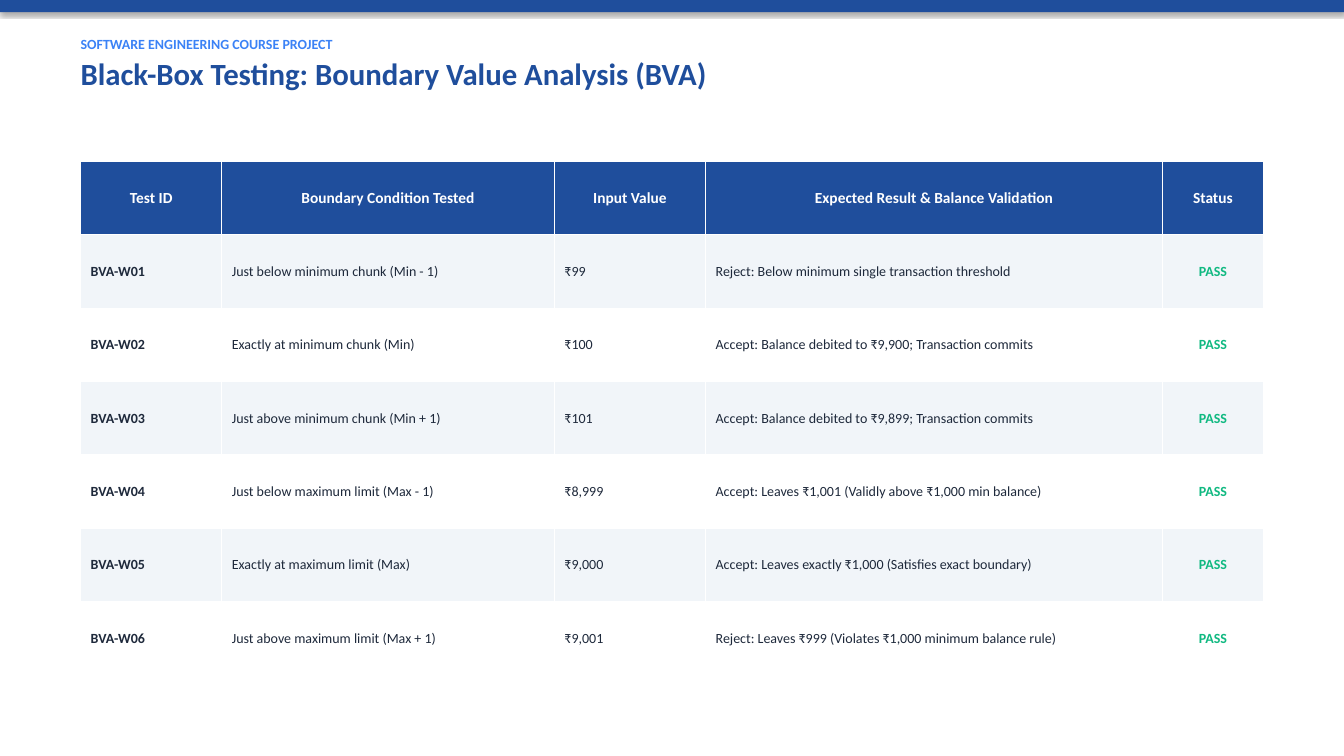
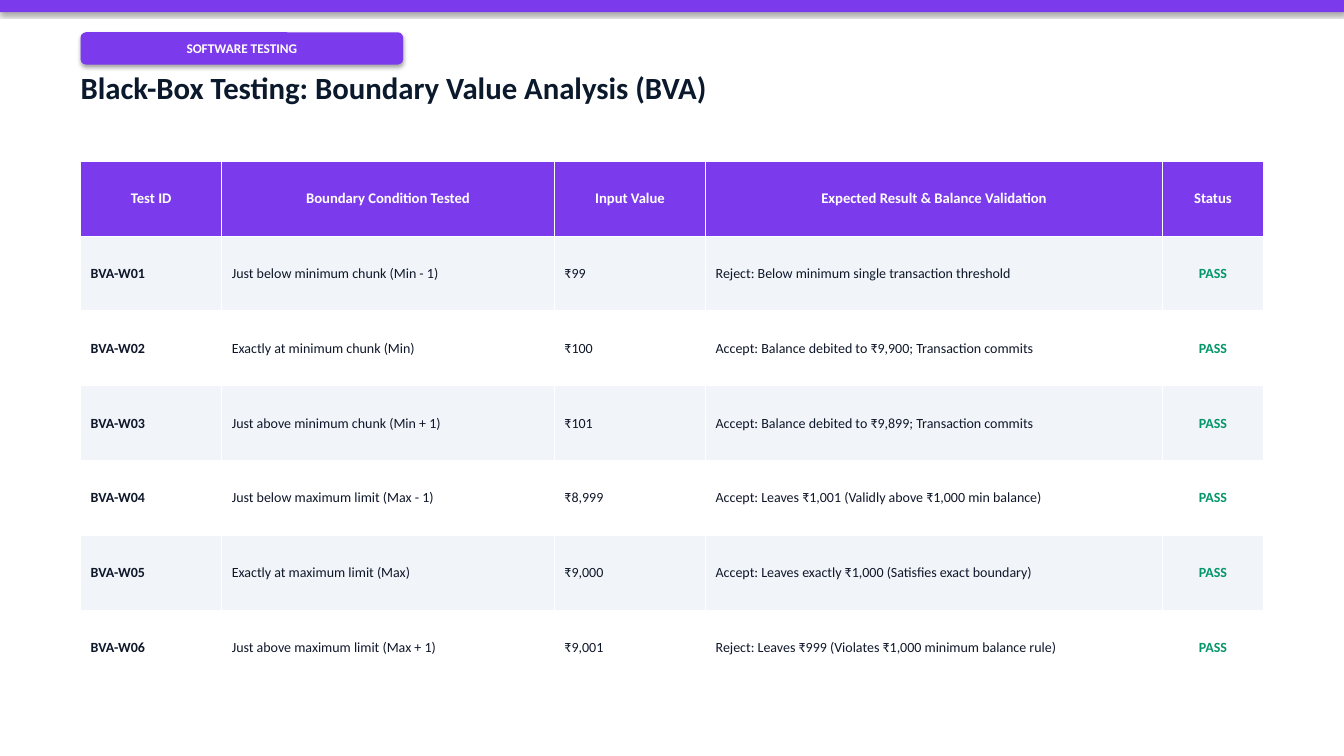
Before and after one commit to shreyasghatekar1-prog/Database-Management-System-Course-Project, a slide deck: slide 23 of Bank_Management_System_Software_Engineering_Presentation.pptx. Drawn at 1344x756 pixels with LibreOffice and Linux fonts; fonts in the diff are those of the drawing. Boxes give left, top, right and bottom in pixels: in the first picture for what was removed or moved away, otherwise in the second. Text is boxed around its words. In the diff, an @@ line names an element or a change of style, - is before the commit and + after.

```diff
--- a/Bank_Management_System_Software_Engineering_Presentation.pptx
+++ b/Bank_Management_System_Software_Engineering_Presentation.pptx
@@ rectangle at bbox=[0, 0, 1344, 12]: fill #1F4E9C to #7C3AED @@
@@ text at bbox=[81, 40, 333, 49]: paragraph removed @@
-SOFTWARE ENGINEERING COURSE PROJECT
@@ rounded rectangle added at bbox=[81, 32, 403, 65], fill #7C3AED, 9.5 pt, text #FFFFFF, bold @@
+SOFTWARE TESTING
@@ text "Black-Box Testing: Boundary Value Analysis ...": place and size @@
-text "Black-Box Testing: Boundary Value Analysis ..." at bbox=[81, 40, 706, 91]
+text "Black-Box Testing: Boundary Value Analysis ..." at bbox=[81, 76, 706, 105]
@@ text "Black-Box Testing: Boundary Value Analysis ..." at bbox=[81, 76, 706, 105]: text colour #1F4E9C to #0B192C; less space between paragraphs @@
@@ table at bbox=[81, 161, 1263, 686] @@
@@ fill #1F4E9C to #7C3AED in row 1 @@
@@ size 11 to 10.5 pt in "Test ID", "Boundary Condition Tested", "Input Value", "Expected Result & Balance Validation" and 1 more places @@
@@ text colour #1E293B to #0F172A in "BVA-W01", "Just below minimum chunk (Min - 1)", "₹99", "Reject: Below minimum single transaction threshold" and 20 more places @@
@@ text colour #10B981 to #059669 in "PASS", "PASS", "PASS", "PASS" and 2 more places @@
```
Also in this commit, not shown: 26 other slides changed, 2 slides added, 2 slides removed, 1 other file.
